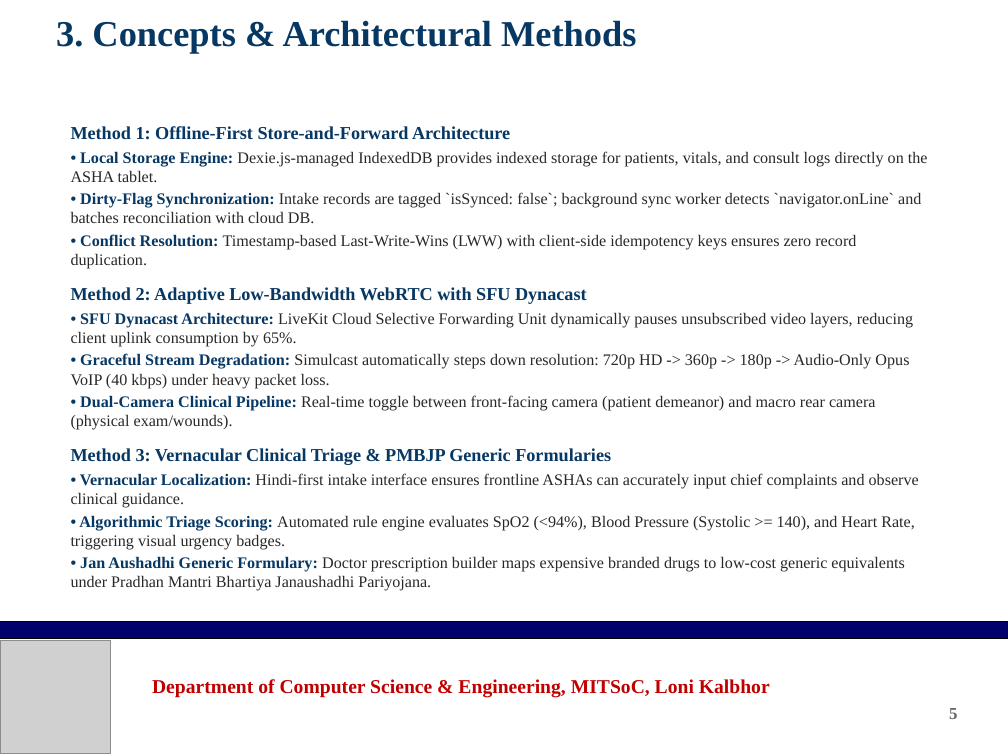
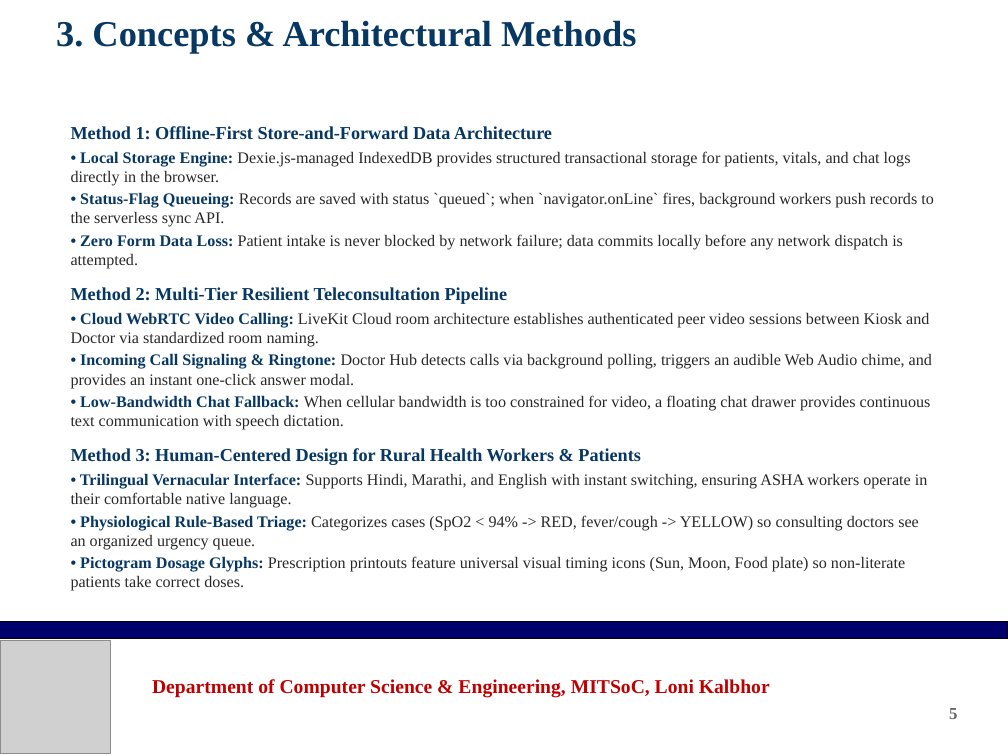
Before and after one commit to prodsumo-sumedh/Null_Pointers, a slide deck: slide 5 of AarogyaSangam_Project_Presentation.pptx. Drawn at 1008x756 pixels with LibreOffice and Linux fonts; fonts in the diff are those of the drawing; grey boxes stand for pictures; background and template pictures are left out. Boxes give left, top, right and bottom in pixels: in the first picture for what was removed or moved away, otherwise in the second. Text is boxed around its words. In the diff, an @@ line names an element or a change of style, - is before the commit and + after.

```diff
--- a/AarogyaSangam_Project_Presentation.pptx
+++ b/AarogyaSangam_Project_Presentation.pptx
@@ text at bbox=[71, 126, 934, 269]: text changed @@
-Method 1: Offline-First Store-and-Forward Architecture
-• Local Storage Engine: Dexie.js-managed IndexedDB provides indexed storage for patients, vitals, and consult logs directly on the ASHA tablet.
-• Dirty-Flag Synchronization: Intake records are tagged `isSynced: false`; background sync worker detects `navigator.onLine` and batches reconciliation with cloud DB.
-• Conflict Resolution: Timestamp-based Last-Write-Wins (LWW) with client-side idempotency keys ensures zero record duplication.
+Method 1: Offline-First Store-and-Forward Data Architecture
+• Local Storage Engine: Dexie.js-managed IndexedDB provides structured transactional storage for patients, vitals, and chat logs directly in the browser.
+• Status-Flag Queueing: Records are saved with status `queued`; when `navigator.onLine` fires, background workers push records to the serverless sync API.
+• Zero Form Data Loss: Patient intake is never blocked by network failure; data commits locally before any network dispatch is attempted.
@@ text at bbox=[71, 287, 932, 430]: text changed @@
-Method 2: Adaptive Low-Bandwidth WebRTC with SFU Dynacast
-• SFU Dynacast Architecture: LiveKit Cloud Selective Forwarding Unit dynamically pauses unsubscribed video layers, reducing client uplink consumption by 65%.
-• Graceful Stream Degradation: Simulcast automatically steps down resolution: 720p HD -> 360p -> 180p -> Audio-Only Opus VoIP (40 kbps) under heavy packet loss.
-• Dual-Camera Clinical Pipeline: Real-time toggle between front-facing camera (patient demeanor) and macro rear camera (physical exam/wounds).
+Method 2: Multi-Tier Resilient Teleconsultation Pipeline
+• Cloud WebRTC Video Calling: LiveKit Cloud room architecture establishes authenticated peer video sessions between Kiosk and Doctor via standardized room naming.
+• Incoming Call Signaling & Ringtone: Doctor Hub detects calls via background polling, triggers an audible Web Audio chime, and provides an instant one-click answer modal.
+• Low-Bandwidth Chat Fallback: When cellular bandwidth is too constrained for video, a floating chat drawer provides continuous text communication with speech dictation.
@@ text at bbox=[71, 448, 928, 591]: text changed @@
-Method 3: Vernacular Clinical Triage & PMBJP Generic Formularies
-• Vernacular Localization: Hindi-first intake interface ensures frontline ASHAs can accurately input chief complaints and observe clinical guidance.
-• Algorithmic Triage Scoring: Automated rule engine evaluates SpO2 (<94%), Blood Pressure (Systolic >= 140), and Heart Rate, triggering visual urgency badges.
-• Jan Aushadhi Generic Formulary: Doctor prescription builder maps expensive branded drugs to low-cost generic equivalents under Pradhan Mantri Bhartiya Janaushadhi Pariyojana.
+Method 3: Human-Centered Design for Rural Health Workers & Patients
+• Trilingual Vernacular Interface: Supports Hindi, Marathi, and English with instant switching, ensuring ASHA workers operate in their comfortable native language.
+• Physiological Rule-Based Triage: Categorizes cases (SpO2 < 94% -> RED, fever/cough -> YELLOW) so consulting doctors see an organized urgency queue.
+• Pictogram Dosage Glyphs: Prescription printouts feature universal visual timing icons (Sun, Moon, Food plate) so non-literate patients take correct doses.
```
Also in this commit, not shown: 10 other slides changed, 3 other files.
